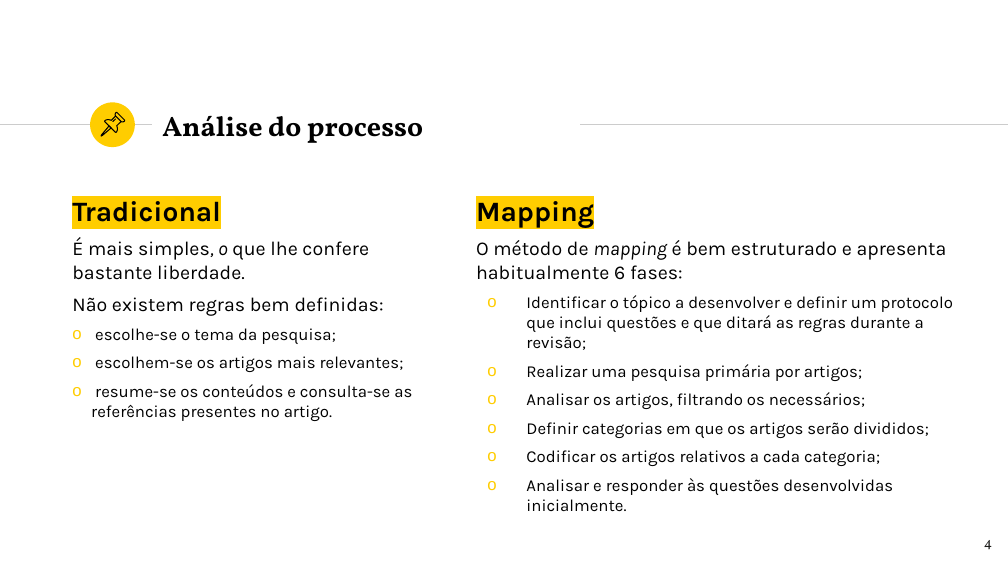
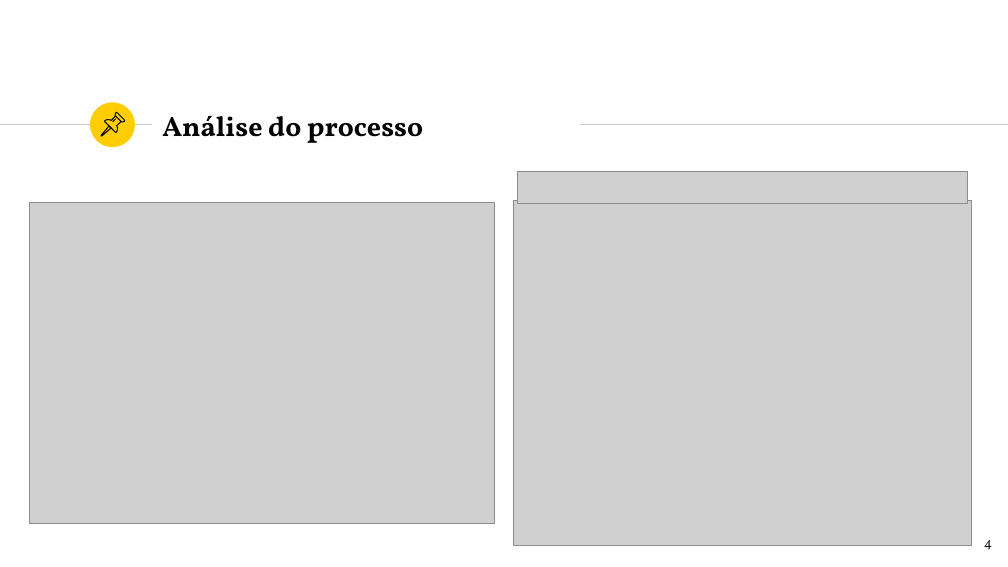
Before and after one commit to k4rd050/qesoft_g12, a slide deck: slide 4 of QESOFT-TP2-Grupo12-Apresentacao.pptx. Drawn at 1008x567 pixels with LibreOffice and Linux fonts; fonts in the diff are those of the drawing; grey boxes stand for pictures. Boxes give left, top, right and bottom in pixels: in the first picture for what was removed or moved away, otherwise in the second. Text is boxed around its words. In the diff, an @@ line names an element or a change of style, - is before the commit and + after.

Commit message:
Add project choice and process results to PowerPoint presentation

```diff
--- a/QESOFT-TP2-Grupo12-Apresentacao.pptx
+++ b/QESOFT-TP2-Grupo12-Apresentacao.pptx
@@ picture added at [517,172,968,204] @@
@@ picture added at [29,203,495,523] @@
@@ text removed at [72,201,412,421] @@
-Tradicional
-É mais simples, o que lhe confere bastante liberdade.
-Não existem regras bem definidas:
-o escolhe-se o tema da pesquisa;
-o escolhem-se os artigos mais relevantes;
-o resume-se os conteúdos e consulta-se as referências presentes no artigo.
@@ text removed at [476,201,953,511] @@
-Mapping
-O método de mapping é bem estruturado e apresenta habitualmente 6 fases:
-o Identificar o tópico a desenvolver e definir um protocolo que inclui questões e que ditará as regras durante a revisão;
-o Realizar uma pesquisa primária por artigos;
-o Analisar os artigos, filtrando os necessários;
-o Definir categorias em que os artigos serão divididos;
-o Codificar os artigos relativos a cada categoria;
-o Analisar e responder às questões desenvolvidas inicialmente.
@@ picture added at [513,201,972,545] @@
```
Also in this commit, not shown: 1 other slide changed, 3 slides added, 2 slides removed.
